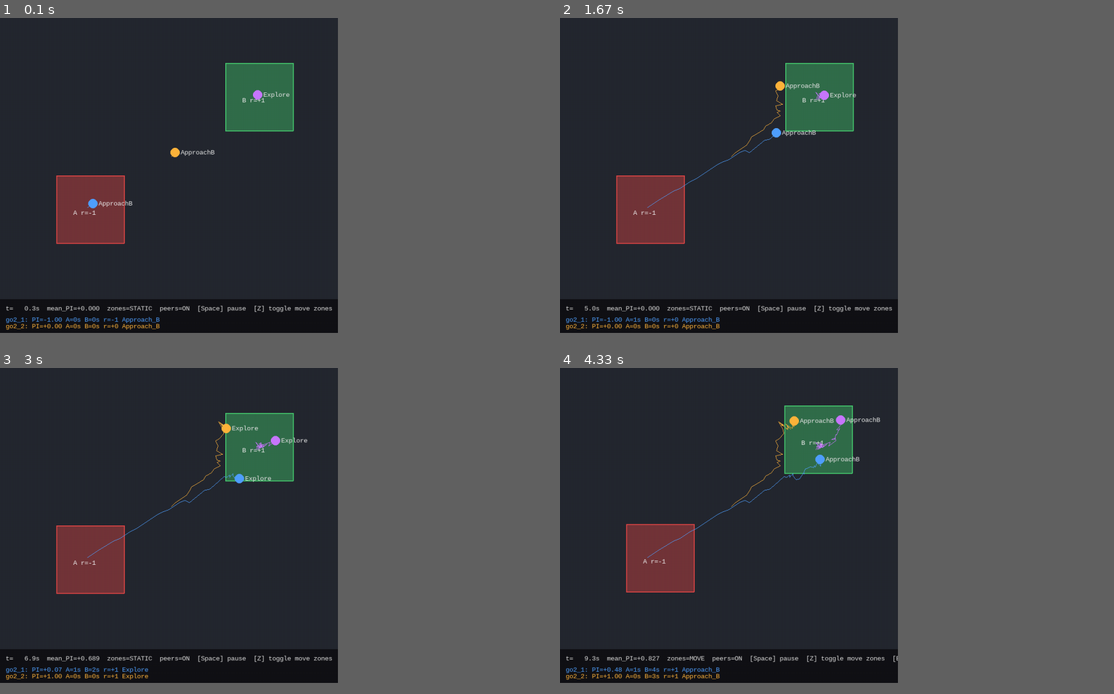
Above: before the commit, frames 1-4 (two rows, left to right).
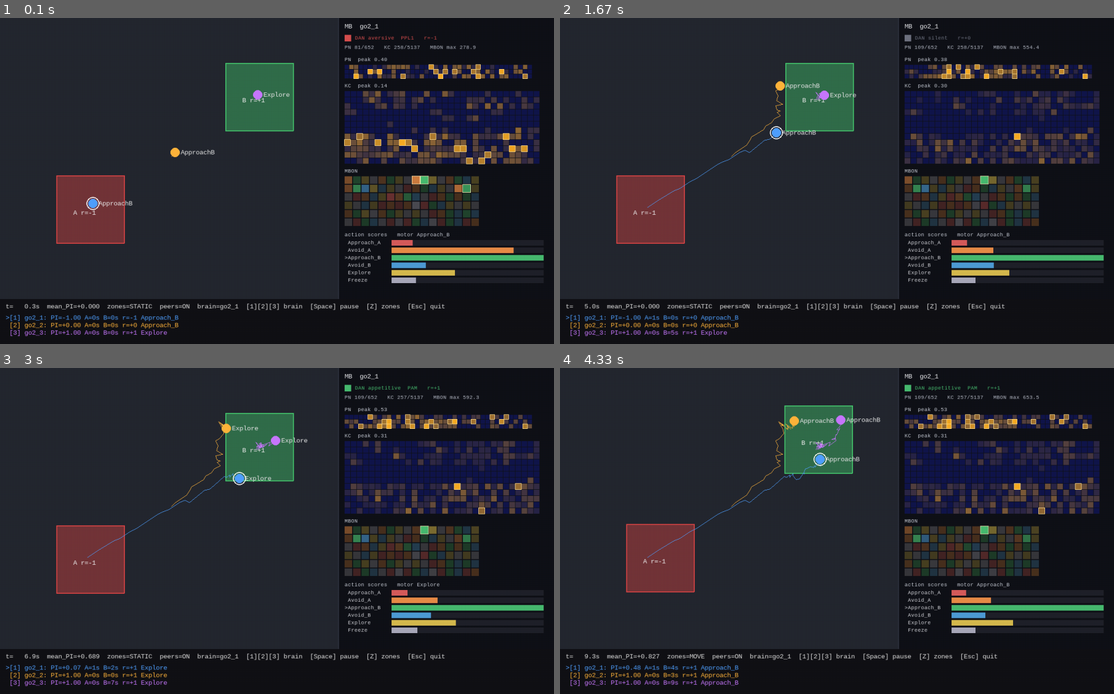
Above: after the commit, the same moments.

Repository: Streettracking/MyApps
Game: pygame game, started from sim/__main__.py
Two runs of this game, one before a commit and one after it. Both use one fixed random seed, a clock stepped at 60 frames per second and the inputs below.
Inputs:
- Up to frame 1 (0.1 s): no input
- Up to frame 2 (1.67 s): tap Enter at 0.33 s
- Up to frame 3 (3 s): tap Space at 1.67, 2.07, 2.37, 2.57, 2.9 s
- Up to frame 4 (4.33 s): tap Space at 3.2, 3.4, 3.7, 4.3 s; tap Z at 3.9 s
The window is 549x512 before the commit and 900x530 after it. Grey fills any space a smaller window leaves; there, only what the larger window draws over its background counts as a difference.

The runs differ from the first frame. In frame 1, 15% of the frame differs, in the area x 1-99%, y 0-98%; in frame 2, 15%; in frame 3, 15%; in frame 4, 15%.

Commit message:
Show live mushroom-body activity beside the arena.
The pygame window keeps the floor on the left and draws the selected
agent's PN, binned KC, and MBON heat from the latest forward pass,
plus DAN valence from local reward and action-score bars. Keys 1-3
switch brains; headless runs stay windowless.

Co-authored-by: DiMa <Streettracking@users.noreply.github.com>

Diff:
--- a/sim/mb_runtime.py
+++ b/sim/mb_runtime.py
@@ -65,6 +65,8 @@
 
         # Map each MBON to an action bucket by type hash / known valence stubs
         self.mbon_action = self._assign_mbon_actions()
+        self.last_forward: MBForward | None = None
+        self.last_cues: dict[str, float] = {}
 
     @staticmethod
     def _to_local(pre, post, w, map_pre, map_post):
--- a/sim/simulator.py
+++ b/sim/simulator.py
@@ -50,6 +50,8 @@
             brain = self.brains[ag.agent_id]
             cues = self.world.cues_for(ag)
             fwd = brain.forward(cues)
+            brain.last_forward = fwd
+            brain.last_cues = cues
             ag.action = fwd.action
             # decaying random explore so agents sample zones before policy hardens
             eps = self.cfg.explore_eps * max(0.0, 1.0 - self.world.t / max(self.cfg.duration_s, 1.0))
--- a/sim/viz_pygame.py
+++ b/sim/viz_pygame.py
@@ -6,7 +6,167 @@
 
 import numpy as np
 
+from .mb_runtime import ACTIONS
 from .simulator import SimConfig, Simulator
+
+PANEL_W = 460
+HUD_H = 96
+
+ACTION_COLORS = {
+    "Approach_A": (214, 92, 92),
+    "Avoid_A": (232, 140, 72),
+    "Approach_B": (72, 186, 112),
+    "Avoid_B": (78, 156, 214),
+    "Explore": (214, 186, 78),
+    "Freeze": (168, 168, 186),
+}
+
+
+def bin_activity(values: np.ndarray, cols: int, rows: int) -> np.ndarray:
+    """Mean-pool a population into a cols×rows heat map (KC downsample)."""
+    bins = cols * rows
+    acc = np.zeros(bins, dtype=np.float32)
+    n = int(len(values))
+    if n == 0 or bins == 0:
+        return acc.reshape(rows, cols)
+    idx = (np.arange(n) * bins) // n
+    np.add.at(acc, idx, values.astype(np.float32, copy=False))
+    counts = np.bincount(idx, minlength=bins).astype(np.float32)
+    acc /= np.maximum(counts, 1.0)
+    return acc.reshape(rows, cols)
+
+
+def _heat(value: float, vmax: float) -> tuple[int, int, int]:
+    t = 0.0 if vmax <= 1e-8 else float(np.clip(value / vmax, 0.0, 1.0))
+    # dark slate → amber foci
+    return (
+        int(18 + 230 * t),
+        int(22 + 150 * t),
+        int(36 + 40 * (1.0 - t)),
+    )
+
+
+def _mix(base: tuple[int, int, int], t: float) -> tuple[int, int, int]:
+    t = float(np.clip(t, 0.0, 1.0))
+    return tuple(int(18 + (c - 18) * t) for c in base)  # type: ignore[return-value]
+
+
+def draw_mb_panel(screen, rect, brain, agent, font, font_sm) -> None:
+    """Schematic PN / KC / MBON layers driven by the latest MBForward."""
+    import pygame
+
+    x, y, w, h = rect
+    pygame.draw.rect(screen, (16, 18, 24), pygame.Rect(x, y, w, h))
+    pygame.draw.line(screen, (48, 52, 64), (x, y), (x, y + h), 2)
+
+    fwd = brain.last_forward
+    title = font.render(f"MB  {agent.agent_id}", True, (236, 236, 240))
+    screen.blit(title, (x + 14, y + 10))
+
+    if agent.r < 0:
+        dan_label, dan_color = "DAN aversive  PPL1", (214, 78, 78)
+    elif agent.r > 0:
+        dan_label, dan_color = "DAN appetitive  PAM", (72, 186, 112)
+    else:
+        dan_label, dan_color = "DAN silent", (110, 114, 128)
+    pygame.draw.rect(screen, dan_color, pygame.Rect(x + 14, y + 36, 14, 14))
+    screen.blit(font_sm.render(f"{dan_label}   r={agent.r:+.0f}", True, dan_color), (x + 36, y + 36))
+
+    if fwd is None:
+        screen.blit(font.render("no forward yet", True, (160, 160, 170)), (x + 14, y + 70))
+        return
+
+    pn_on = int(np.count_nonzero(fwd.pn))
+    kc_on = int(np.count_nonzero(fwd.kc))
+    stats = font_sm.render(
+        f"PN {pn_on}/{len(fwd.pn)}   KC {kc_on}/{len(fwd.kc)}   MBON max {float(fwd.mbon.max()):.1f}",
+        True,
+        (180, 184, 196),
+    )
+    screen.blit(stats, (x + 14, y + 56))
+
+    cursor_y = y + 82
+    cursor_y = _draw_heat_block(
+        screen, font_sm, fwd.pn, x + 14, cursor_y, w - 28, cols=40, rows=3, label="PN"
+    )
+    cursor_y += 8
+    cursor_y = _draw_heat_block(
+        screen, font_sm, fwd.kc, x + 14, cursor_y, w - 28, cols=32, rows=12, label="KC"
+    )
+    cursor_y += 8
+    cursor_y = _draw_mbon_block(screen, font_sm, brain, fwd, x + 14, cursor_y, w - 28)
+    cursor_y += 10
+    _draw_scores(screen, font_sm, fwd, agent.action, x + 14, cursor_y, w - 28)
+
+
+def _draw_heat_block(screen, font, values, x, y, width, cols, rows, label) -> int:
+    import pygame
+
+    heat = bin_activity(values, cols, rows)
+    vmax = float(heat.max()) if heat.size else 0.0
+    screen.blit(font.render(f"{label}  peak {vmax:.2f}", True, (200, 204, 214)), (x, y))
+    y += 18
+    gap = 1
+    cell_w = max(2, (width - gap * (cols - 1)) // cols)
+    cell_h = max(3, min(14, cell_w))
+    for r in range(rows):
+        for c in range(cols):
+            val = float(heat[r, c])
+            color = _heat(val, vmax)
+            rx = x + c * (cell_w + gap)
+            ry = y + r * (cell_h + gap)
+            if vmax > 0 and val >= 0.55 * vmax:
+                pygame.draw.rect(screen, (255, 220, 140), pygame.Rect(rx - 1, ry - 1, cell_w + 2, cell_h + 2))
+            pygame.draw.rect(screen, color, pygame.Rect(rx, ry, cell_w, cell_h))
+    return y + rows * (cell_h + gap)
+
+
+def _draw_mbon_block(screen, font, brain, fwd, x, y, width) -> int:
+    import pygame
+
+    screen.blit(font.render("MBON", True, (200, 204, 214)), (x, y))
+    y += 18
+    cols = 16
+    n = len(fwd.mbon)
+    rows = int(np.ceil(n / cols)) if n else 1
+    gap = 2
+    cell = max(8, min(16, (width - gap * (cols - 1)) // cols))
+    vmax = float(fwd.mbon.max()) if n else 0.0
+    for i in range(n):
+        r, c = divmod(i, cols)
+        t = 0.0 if vmax <= 1e-8 else float(fwd.mbon[i] / vmax)
+        base = ACTION_COLORS[ACTIONS[int(brain.mbon_action[i])]]
+        color = _mix(base, 0.25 + 0.75 * t)
+        rx = x + c * (cell + gap)
+        ry = y + r * (cell + gap)
+        if t >= 0.65:
+            pygame.draw.rect(screen, (255, 236, 180), pygame.Rect(rx - 1, ry - 1, cell + 2, cell + 2))
+        pygame.draw.rect(screen, color, pygame.Rect(rx, ry, cell, cell))
+    return y + rows * (cell + gap)
+
+
+def _draw_scores(screen, font, fwd, executed: str, x, y, width) -> None:
+    import pygame
+
+    screen.blit(
+        font.render(f"action scores   motor {executed}", True, (200, 204, 214)),
+        (x, y),
+    )
+    y += 18
+    scores = fwd.action_scores
+    vmax = float(max(float(scores.max()), 1e-6))
+    bar_w = width - 108
+    for i, name in enumerate(ACTIONS):
+        t = float(scores[i]) / vmax
+        pygame.draw.rect(screen, (32, 34, 42), pygame.Rect(x + 100, y, bar_w, 12))
+        pygame.draw.rect(
+            screen,
+            ACTION_COLORS[name],
+            pygame.Rect(x + 100, y, max(1, int(bar_w * t)), 12),
+        )
+        mark = ">" if name == fwd.action else " "
+        screen.blit(font.render(f"{mark}{name}", True, (210, 210, 216)), (x, y - 1))
+        y += 16
 
 
 def run_pygame(
@@ -33,19 +193,22 @@
     unlimited = duration_s >= 1e7 or duration_s <= 0
     sim = Simulator(cfg)
     w_m, h_m = sim.world.cfg.width, sim.world.cfg.height
-    screen_w, screen_h = int(w_m * scale), int(h_m * scale)
+    arena_w, arena_h = int(w_m * scale), int(h_m * scale)
+    screen_w = arena_w + PANEL_W
 
     pygame.init()
-    screen = pygame.display.set_mode((screen_w, screen_h + 72))
+    screen = pygame.display.set_mode((screen_w, arena_h + HUD_H))
     pygame.display.set_caption("FlyWire MB × Go2 arena sim")
     clock = pygame.time.Clock()
     font = pygame.font.SysFont("consolas", 16)
+    font_sm = pygame.font.SysFont("consolas", 13)
 
     def to_px(x, y):
-        return int(x * scale), int(screen_h - y * scale)
+        return int(x * scale), int(arena_h - y * scale)
 
     running = True
     paused = False
+    focus = 0
     steps_total = 10**12 if unlimited else int(duration_s / sim.world.cfg.dt)
     step_i = 0
 
@@ -61,19 +224,24 @@
                 elif event.key == pygame.K_z:
                     sim.world.cfg.move_zones = not sim.world.cfg.move_zones
                     sim.cfg.move_zones = sim.world.cfg.move_zones
+                elif pygame.K_1 <= event.key <= pygame.K_3:
+                    idx = event.key - pygame.K_1
+                    if idx < len(sim.world.agents):
+                        focus = idx
 
         if not paused:
             sim.step()
             step_i += 1
 
+        focus = min(focus, len(sim.world.agents) - 1)
+        focused = sim.world.agents[focus]
+
         screen.fill((24, 26, 32))
-        # floor
-        pygame.draw.rect(screen, (36, 40, 48), pygame.Rect(0, 0, screen_w, screen_h))
-
-        # projected zones
+        pygame.draw.rect(screen, (36, 40, 48), pygame.Rect(0, 0, arena_w, arena_h))
+
         for z in sim.world.zones.values():
-            pts = [to_px(float(x), float(y)) for x, y in z.polygon]
-            surf = pygame.Surface((screen_w, screen_h), pygame.SRCALPHA)
+            pts = [to_px(float(px), float(py)) for px, py in z.polygon]
+            surf = pygame.Surface((arena_w, arena_h), pygame.SRCALPHA)
             col = (*z.color, 110)
             pygame.draw.polygon(surf, col, pts)
             screen.blit(surf, (0, 0))
@@ -82,18 +250,27 @@
             label = font.render(f"{z.name} r={z.reward:+.0f}", True, (240, 240, 240))
             screen.blit(label, to_px(cx - 0.3, cy))
 
-        # agents
         for ag in sim.world.agents:
-            pts = [to_px(x, y) for x, y in ag.trail[::2]]
+            pts = [to_px(px, py) for px, py in ag.trail[::2]]
             if len(pts) >= 2:
                 pygame.draw.lines(screen, ag.color, False, pts, 1)
             px, py = to_px(ag.x, ag.y)
+            if ag.agent_id == focused.agent_id:
+                pygame.draw.circle(screen, (255, 255, 255), (px, py), 14, 2)
             pygame.draw.circle(screen, ag.color, (px, py), 10)
             tag = font.render(ag.action.replace("_", ""), True, (230, 230, 230))
             screen.blit(tag, (px + 12, py - 8))
 
-        # HUD
-        pygame.draw.rect(screen, (18, 18, 22), pygame.Rect(0, screen_h, screen_w, 72))
+        draw_mb_panel(
+            screen,
+            (arena_w, 0, PANEL_W, arena_h),
+            sim.brains[focused.agent_id],
+            focused,
+            font,
+            font_sm,
+        )
+
+        pygame.draw.rect(screen, (18, 18, 22), pygame.Rect(0, arena_h, screen_w, HUD_H))
         mean_pi = float(
             np.mean(
                 [
@@ -105,18 +282,20 @@
         hud = (
             f"t={sim.world.t:6.1f}s  mean_PI={mean_pi:+.3f}  "
             f"zones={'MOVE' if sim.world.cfg.move_zones else 'STATIC'}  "
-            f"peers={'ON' if sense else 'BLIND'}  "
-            f"[Space] pause  [Z] toggle move zones  [Esc] quit"
+            f"peers={'ON' if sense else 'BLIND'}  brain={focused.agent_id}  "
+            f"[1][2][3] brain  [Space] pause  [Z] zones  [Esc] quit"
         )
-        screen.blit(font.render(hud, True, (220, 220, 220)), (12, screen_h + 12))
-        y = screen_h + 36
-        for ag in sim.world.agents:
+        screen.blit(font.render(hud, True, (220, 220, 220)), (12, arena_h + 8))
+        y = arena_h + 32
+        for i, ag in enumerate(sim.world.agents):
             pi = (ag.time_in_B - ag.time_in_A) / (ag.time_in_A + ag.time_in_B + 1e-6)
-            line = f"{ag.agent_id}: PI={pi:+.2f} A={ag.time_in_A:.0f}s B={ag.time_in_B:.0f}s r={ag.r:+.0f} {ag.action}"
+            mark = ">" if i == focus else " "
+            line = (
+                f"{mark}[{i+1}] {ag.agent_id}: PI={pi:+.2f} "
+                f"A={ag.time_in_A:.0f}s B={ag.time_in_B:.0f}s r={ag.r:+.0f} {ag.action}"
+            )
             screen.blit(font.render(line, True, ag.color), (12, y))
-            y += 14
-            if y > screen_h + 60:
-                break
+            y += 16
 
         pygame.display.flip()
         clock.tick(30)
Not shown, changed: sim/README.md
Not shown, changed: docs/fly_go2/simulator.md
